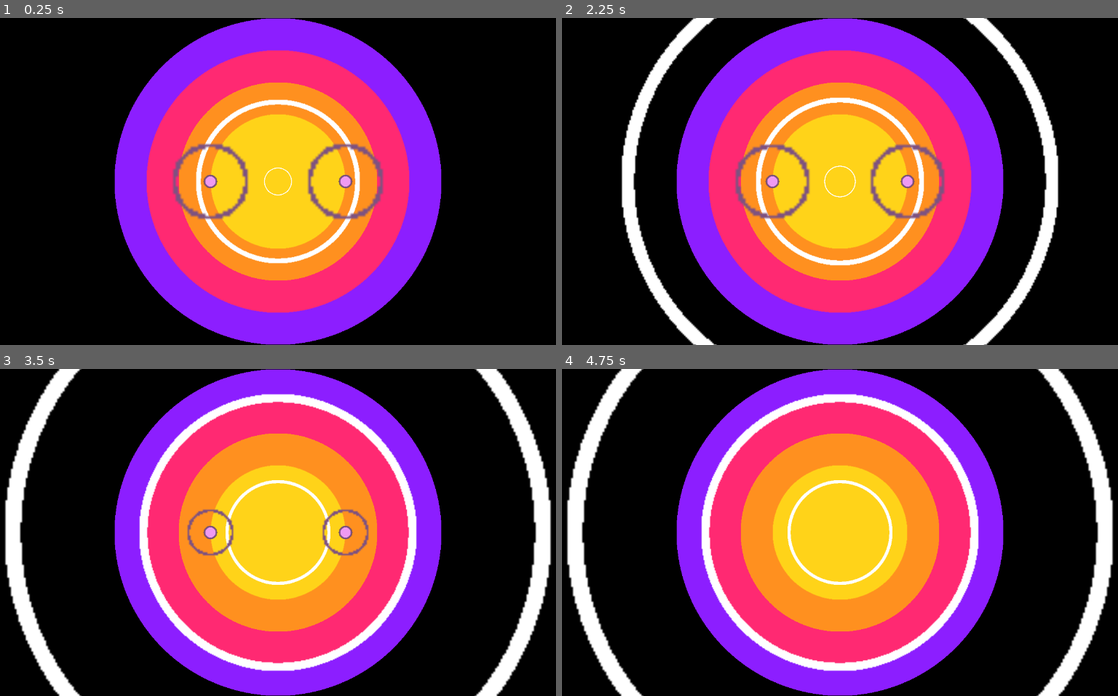
Above: before the commit, frames 1-4 (two rows, left to right).
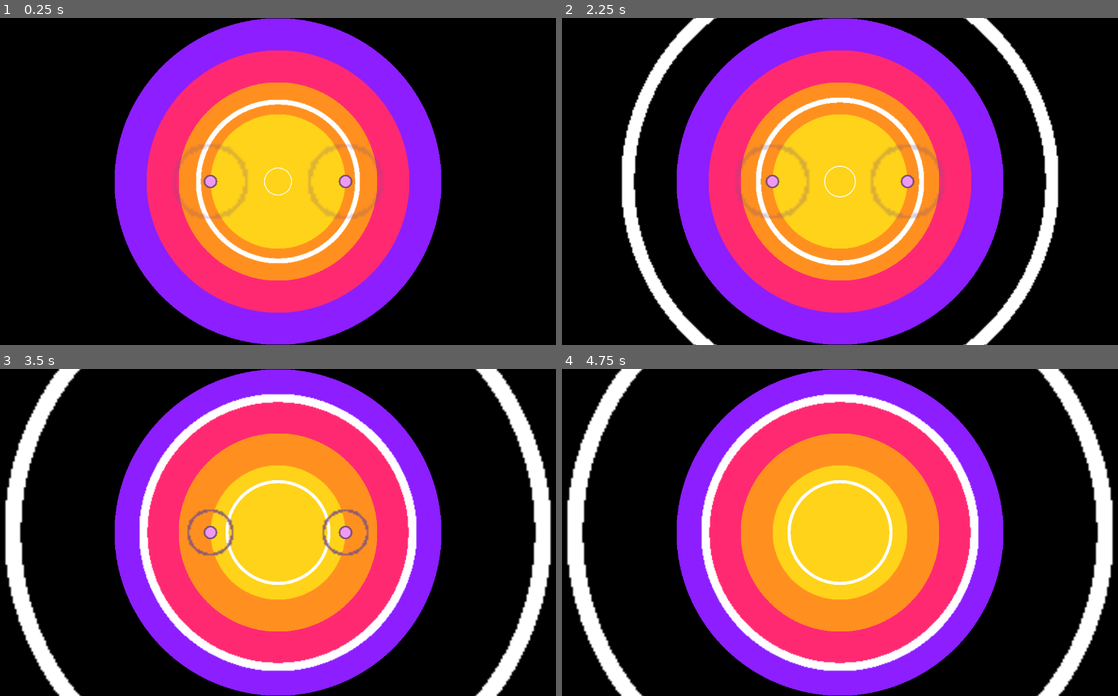
Above: after the commit, the same moments.

Repository: wispykey/epicenter
Game: Godot game, scene res://Main.tscn
Two runs of this game, one before a commit and one after it. Both use one fixed random seed, a clock stepped at 60 frames per second and the inputs below. Sound files missing from this copy of the repository are replaced by a short silence.
Inputs:
- Up to frame 1 (0.25 s): no input
- Up to frame 2 (2.25 s): hold J (hit_ring1_right) 0.53-1.28 s; hold J (hit_ring1_right) from 2.03 s (still down)
- Up to frame 3 (3.5 s): keep holding J (hit_ring1_right)
- Up to frame 4 (4.75 s): tap Enter at 3.5 s; release J (hit_ring1_right) at 3.53 s

The runs differ from the first frame. In frame 1, 1.4% of the frame differs, in the area x 31-69%, y 38-62%; in frame 2, 1.3%; in frame 3, less than 0.1%; in frame 4, nothing differs.

Commit message:
Ease opacity of beat marker indicators

Diff:
--- a/main.gd
+++ b/main.gd
@@ -75,7 +75,7 @@
 
 
 func _process(_delta: float) -> void:
-	update_indicator_sizes()
+	update_indicators()
 
 
 func init_ring_pulses():
@@ -119,7 +119,7 @@
 	play_pulse_animation_tween($Ring4)
 
 
-func update_indicator_sizes():
+func update_indicators():
 	var measure_length = Conductor.beat_length * TIME_SIGNATURE_NUMERATOR
 
 	for indicator in $OuterBeatIndicators.get_children():
@@ -138,7 +138,9 @@
 		var t = marker.measure_time_elapsed / (measure_length * marker.extra_duration_ratio)
 		var lerp_progress = lerp(marker.start_scale.x, marker.end_scale.x, t)
 		var new_scale = lerp_progress
+		var new_opacity = ease(t, 0.4)
 		marker.indicator.scale = Vector2(new_scale, new_scale)
+		marker.indicator.modulate.a = new_opacity
 
 
 func _on_sixteenth_notes_update_time_elapsed(_count):
